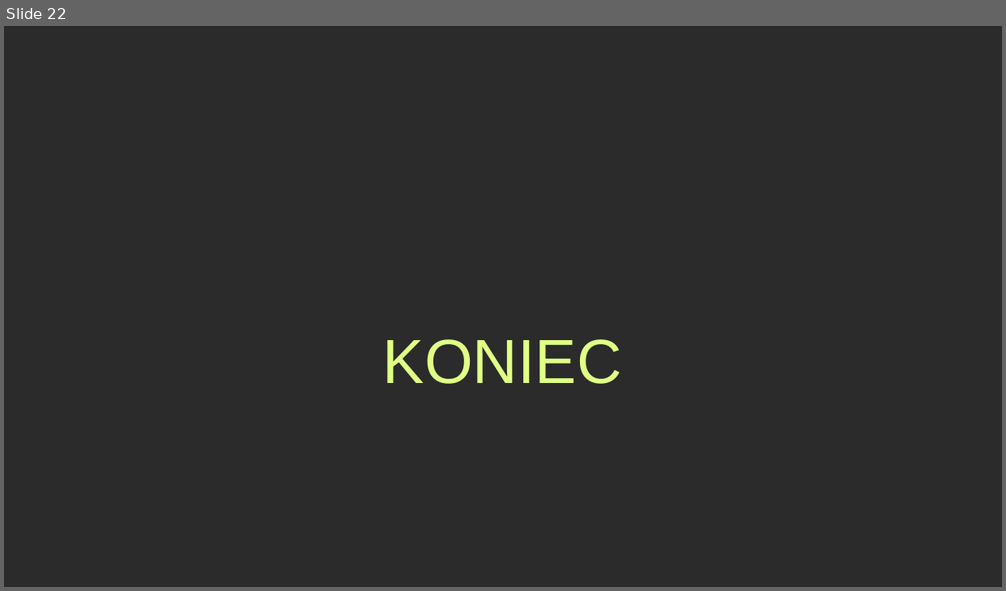
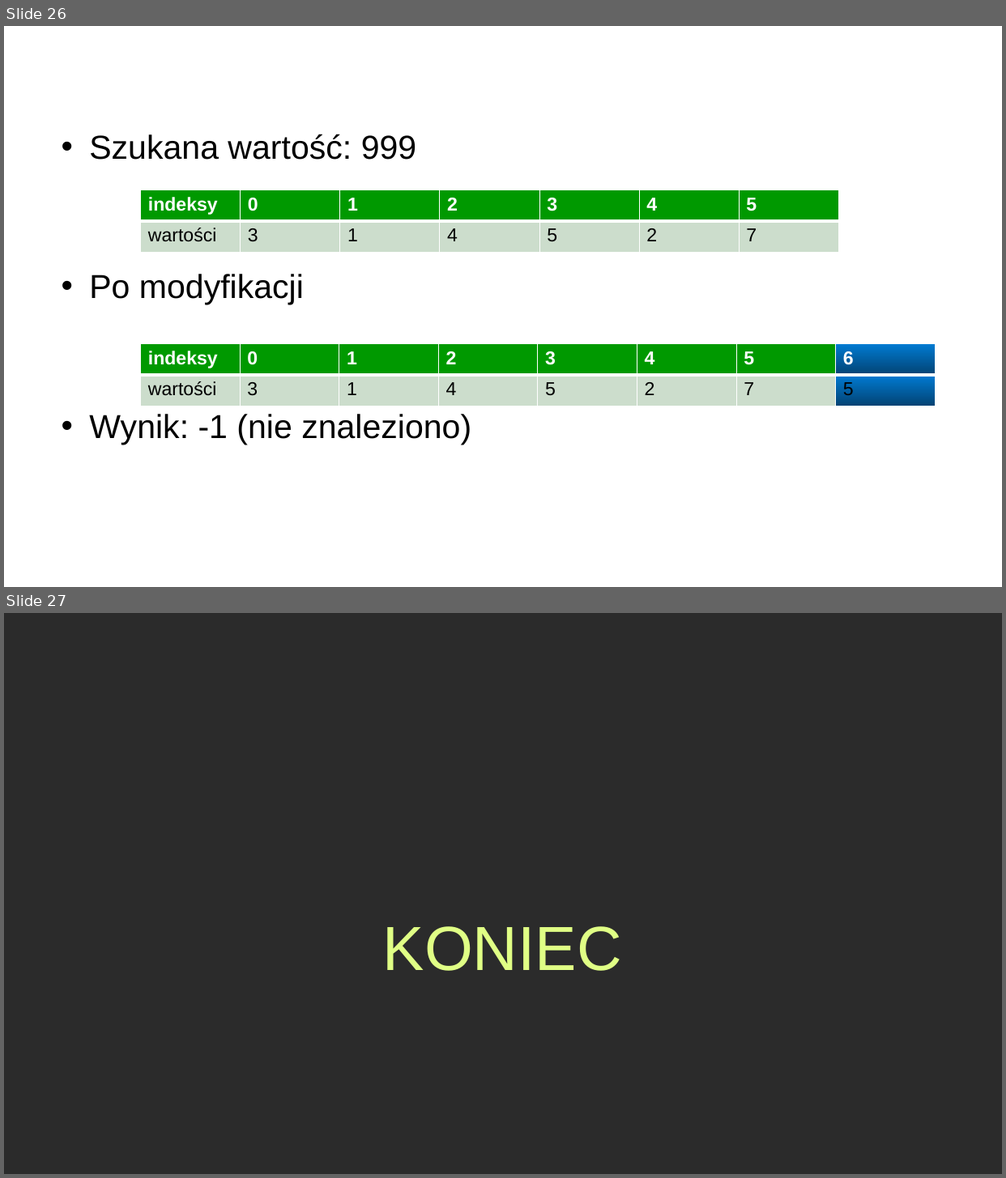
Before and after one commit to Wid-mo/prezentacja, a slide deck: Algorytm plecakowy.pptx. Shown one above the other, each under a label of ours: slide 22 before the commit, slides 26 and 27 after it. The pictures are 1006x591 and 1006x1178 pixels, drawn with LibreOffice and Linux fonts; fonts in the diff are those of the drawing; background and template pictures are left out; a plain dark background stands for a picture behind light text. Boxes give left, top, right and bottom in pixels: in the first picture for what was removed or moved away, otherwise in the second. Text is boxed around its words. In the diff, an @@ line names an element or a change of style, - is before the commit and + after.

```diff
--- a/Algorytm plecakowy.pptx
+++ b/Algorytm plecakowy.pptx
@@ slide 26 added at (4, 26, 1002, 587), background picture (left out) @@
@@ title added at (54, 41, 953, 90), 36 pt, text #FFFFFF @@
+Przykłady
@@ text added at (89, 134, 471, 445), 32 pt, text #000000 @@
+• Szukana wartość: 999
+• Po modyfikacji
+• Wynik: -1 (nie znaleziono)
@@ table added at (140, 190, 837, 252), 2 rows, 7 columns @@
+indeksy | 0 | 1 | 2 | 3 | 4 | 5
+wartości | 3 | 1 | 4 | 5 | 2 | 7
@@ table added at (140, 344, 937, 407), 2 rows, 8 columns @@
+indeksy | 0 | 1 | 2 | 3 | 4 | 5 | 6
+wartości | 3 | 1 | 4 | 5 | 2 | 7 | 5
@@ what was slide 22 is now slide 27 @@
```
Also in this commit, not shown: 5 other slides added, 1 slide removed.
